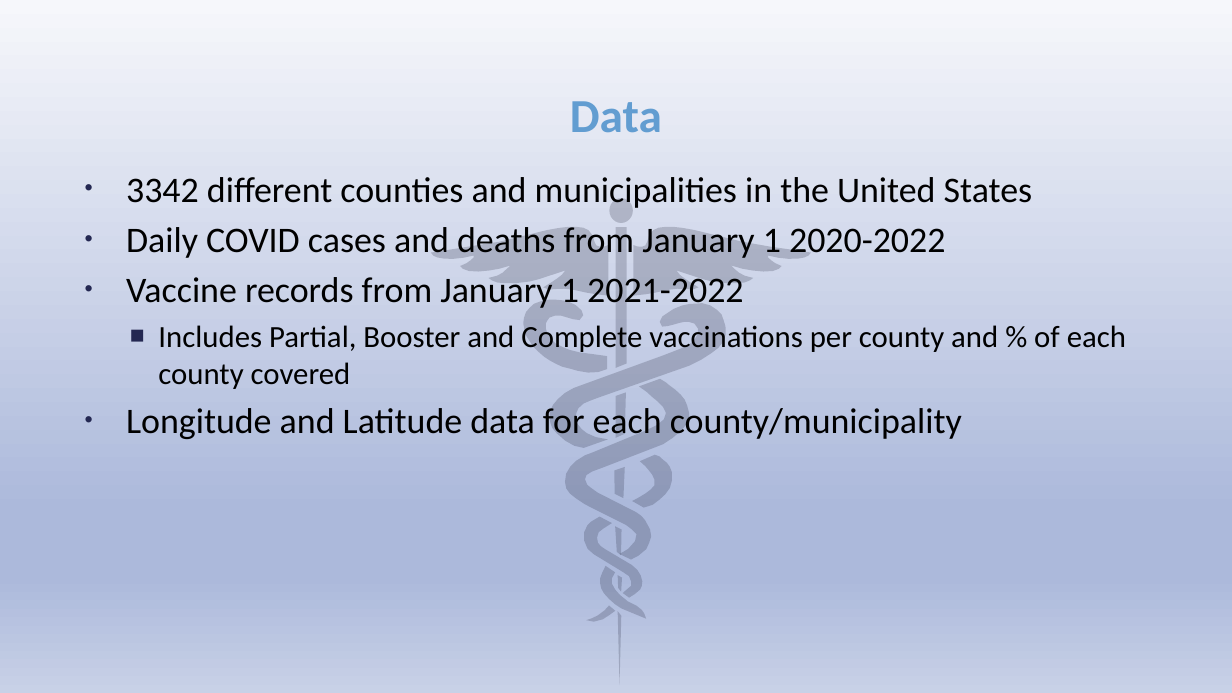
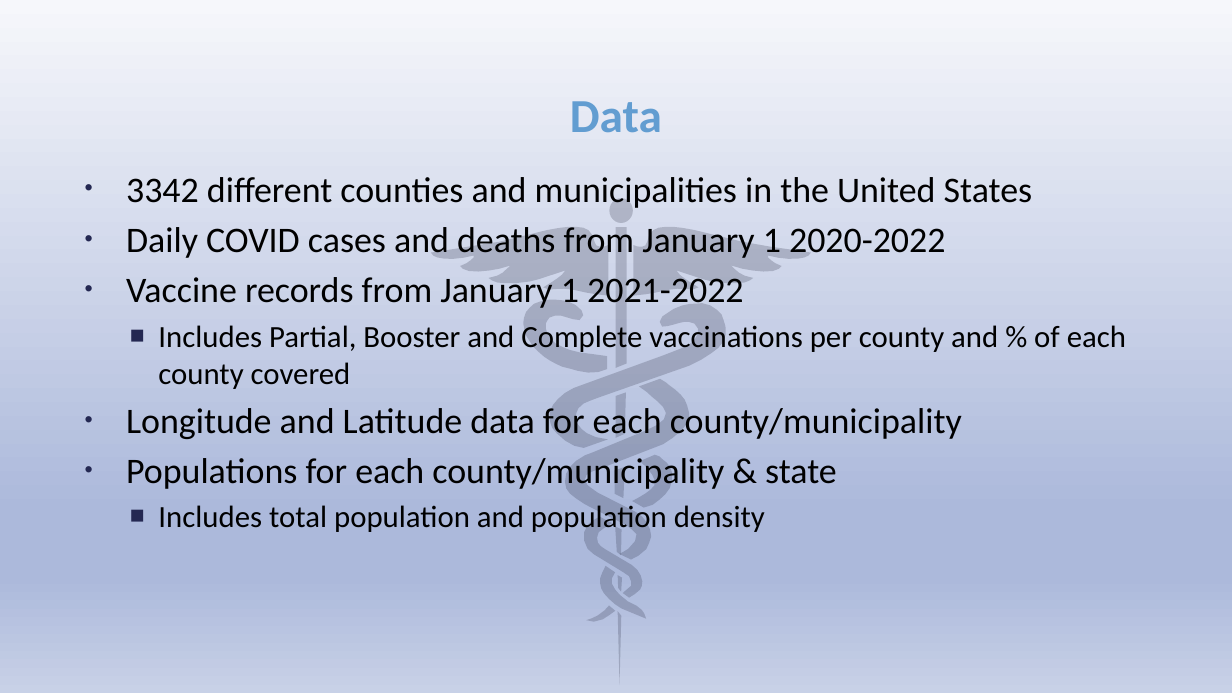
Before and after one commit to asullivan42/COVID_Bubble_Estimator, a slide deck: slide 5 of COVID in the USA.pptx (slide 4 before the commit). Drawn at 1232x693 pixels with LibreOffice and Linux fonts; fonts in the diff are those of the drawing. Boxes give left, top, right and bottom in pixels: in the first picture for what was removed or moved away, otherwise in the second. Text is boxed around its words. In the diff, an @@ line names an element or a change of style, - is before the commit and + after.

Commit message:
Slide deck completed for presenting data

```diff
--- a/COVID in the USA.pptx
+++ b/COVID in the USA.pptx
@@ text at bbox=[126, 458, 837, 532]: paragraphs added @@
+• Populations for each county/municipality & state
+  ■ Includes total population and population density
```
Also in this commit, not shown: 14 other slides changed, 7 slides added, 4 other files.
